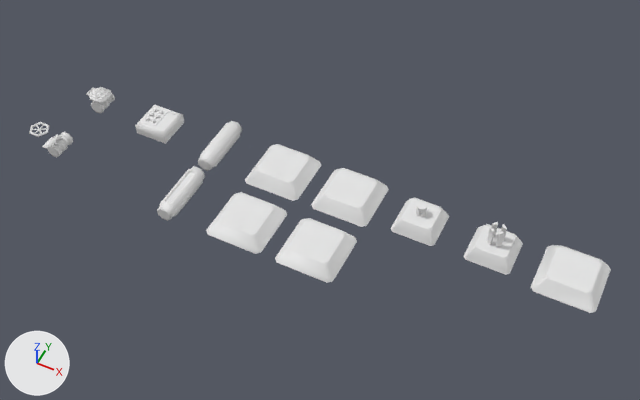
The FBX model Assets/Art/Models/Structures/Pipes/PipeMachinery.fbx: old version first, new version second.
Camera for both pictures: a camera (50 mm lens) standing at (4.18, -7.26, 8.79) and looking at (0.77, -0.45, 0.28). Lighting does not change. The marker at lower left points along +X, +Y and +Z. The first picture is the older version. Where no turn or scale is listed for an object, it has been applied to the vertices.

The first picture shows 'ConnectorPort', 'FilterL', 'FilterR', 'Ignitor', 'Injector ', 'Meter', 'MixerL', 'MixerR', 'Pump', 'PumpVolume' and 4 more.
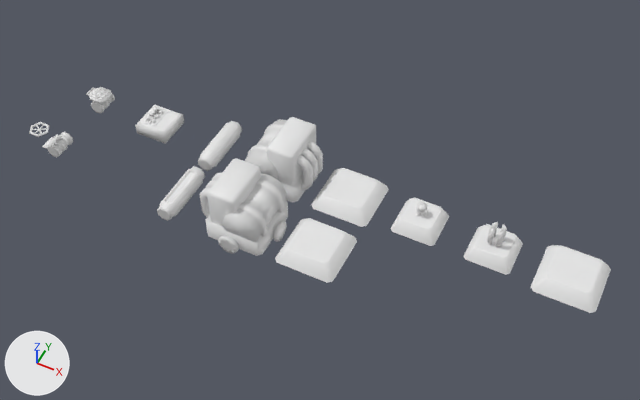
Where the newer file only moved an object's origin or applied its transform, the numbers keep the older frame.

Changed parts and their boxes [x1, y1, x2, y2] in the pictures (640 x 400 px):
'AtmosFilterL', added
    after: [200, 158, 288, 256]
'AtmosFilterR', added
    after: [245, 117, 323, 202]
'FilterL', deleted
    before: [206, 192, 287, 254]
    faces in mat_palette05 (its picture is missing): [206, 192, 287, 254]
'FilterR', deleted
    before: [245, 144, 321, 201]

Diff of the bpy script that builds the scene:
```diff
--- a/Assets/Art/Models/Structures/Pipes/PipeMachinery.fbx.py
+++ b/Assets/Art/Models/Structures/Pipes/PipeMachinery.fbx.py
@@ me_filterr_001 @@
+me_filterr_001.from_pydata(...)  # 950 vertices, 731 faces; spans x -0.505..0.533, y -0.505..0.505, z -0.054..0.766
+me_filterr_001.materials.append(mat_palette05)  # its picture is missing
@@ me_filterr_003 @@
+me_filterr_003.from_pydata(...)  # 950 vertices, 731 faces; spans x -0.533..0.505, y -0.505..0.505, z -0.054..0.766
+me_filterr_003.materials.append(mat_palette05)  # its picture is missing
@@ ob_filterl @@
-ob_filterl = bpy.data.objects.new('FilterL', me_filterl)
-ob_filterl.location = (0.0, -1.0, 0.0)
@@ ob_filterr @@
-ob_filterr = bpy.data.objects.new('FilterR', me_filterr)
-ob_filterr.location = (0.0, 0.0, 0.0)
@@ ob_atmosfilterr @@
+ob_atmosfilterr = bpy.data.objects.new('AtmosFilterR', me_filterr_001)
+ob_atmosfilterr.location = (0.0, 0.0, 0.0)
@@ ob_atmosfilterl @@
+ob_atmosfilterl = bpy.data.objects.new('AtmosFilterL', me_filterr_003)
+ob_atmosfilterl.location = (0.0, -1.0, 0.0)
```
